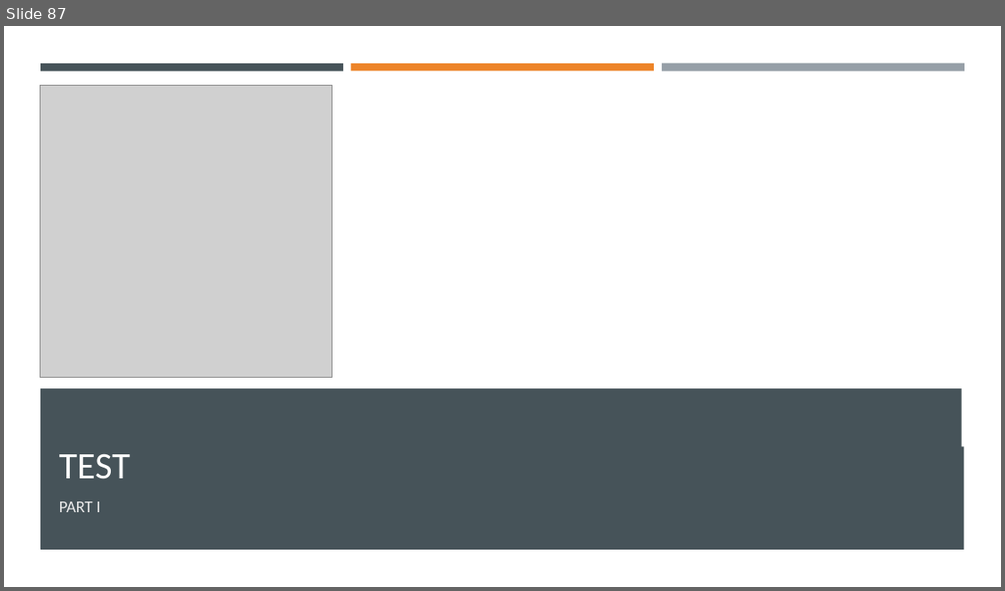
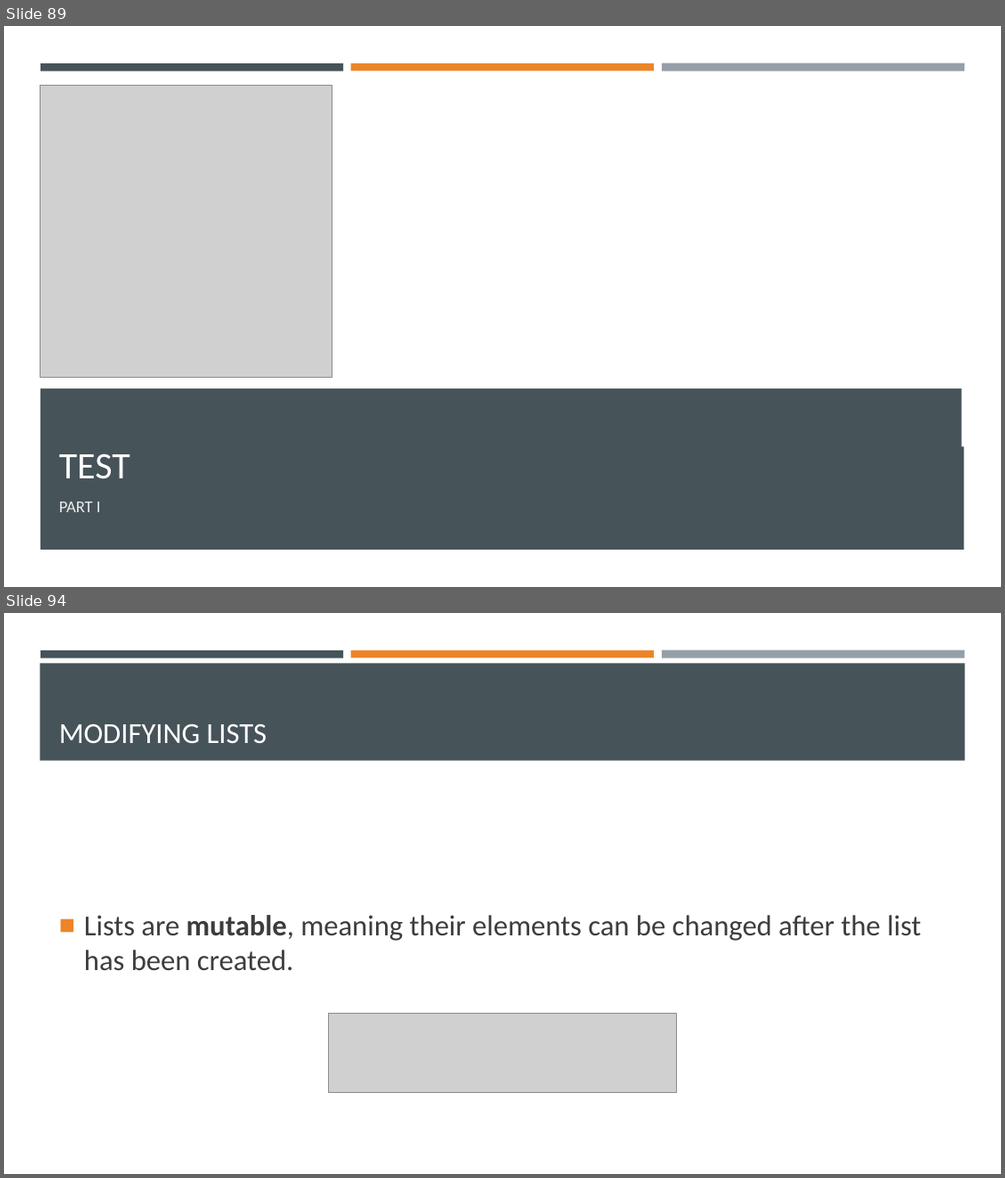
Before and after one commit to Ghost0396/iot, a slide deck: python/Python 3.pptx. Shown one above the other, each under a label of ours: slide 87 before the commit, slides 89 and 94 after it; the slides between them are not shown. The pictures are 1005x591 and 1005x1178 pixels, drawn with LibreOffice and Linux fonts; fonts in the diff are those of the drawing; grey boxes stand for pictures. Boxes give left, top, right and bottom in pixels: in the first picture for what was removed or moved away, otherwise in the second. Text is boxed around its words. In the diff, an @@ line names an element or a change of style, - is before the commit and + after.

```diff
--- a/python/Python 3.pptx
+++ b/python/Python 3.pptx
@@ slide 94 added at <box>4,613,1001,1174</box>, background #FFFFFF @@
@@ rectangle added at <box>40,663,965,761</box>, fill #465359 @@
@@ rectangle added at <box>40,650,343,657</box>, fill #465359 @@
@@ rectangle added at <box>351,650,654,657</box>, fill #ED8428 @@
@@ rectangle added at <box>662,650,964,658</box>, fill #969FA7 @@
@@ title added at <box>59,724,267,743</box>, 28 pt, text #FFFFFF @@
+MODIFYING LISTS
@@ text added at <box>84,915,921,971</box>, 28 pt, text #3D3D3D @@
+■ Lists are mutable, meaning their elements can be changed after the list has been created.
@@ picture added at <box>329,1013,676,1092</box> @@
@@ what was slide 87 is now slide 89 @@
```
Also in this commit, not shown: 1 slide changed, 13 other slides added, 2 other files.
